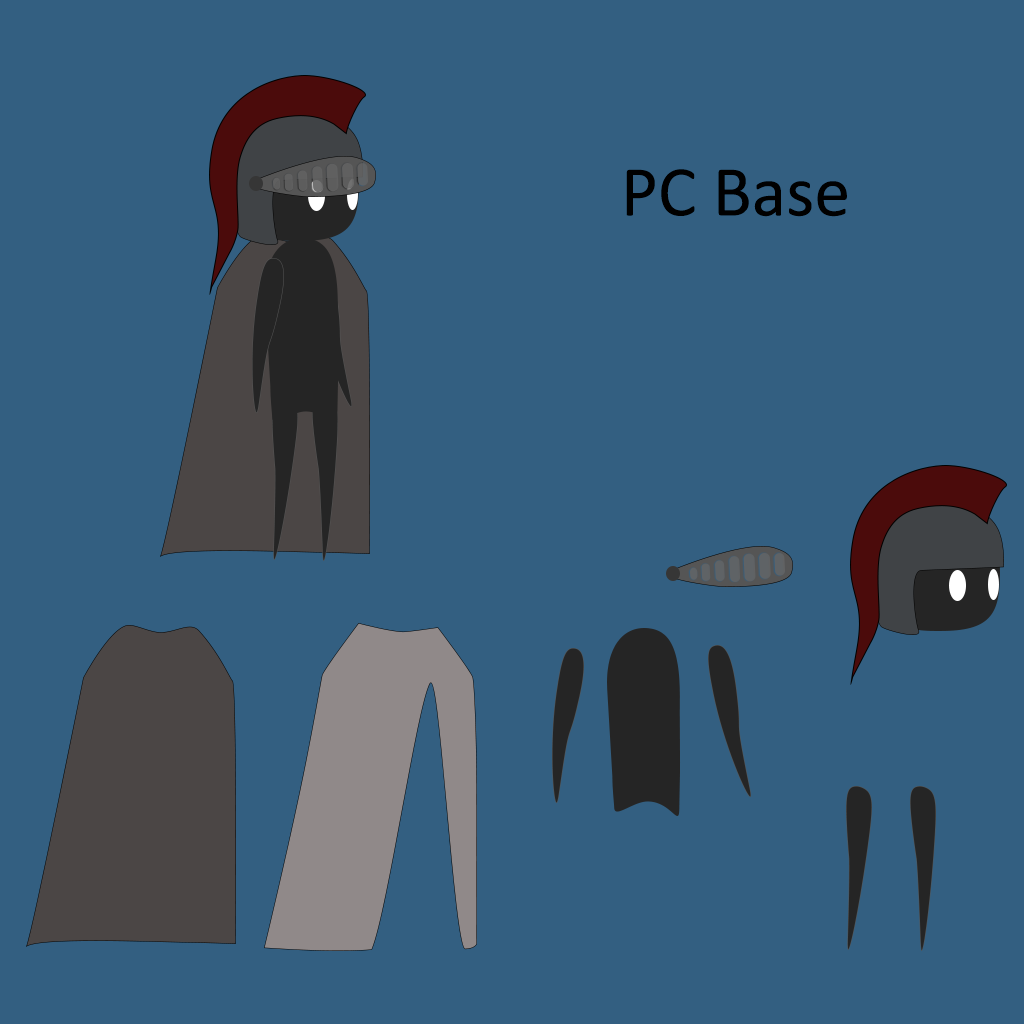
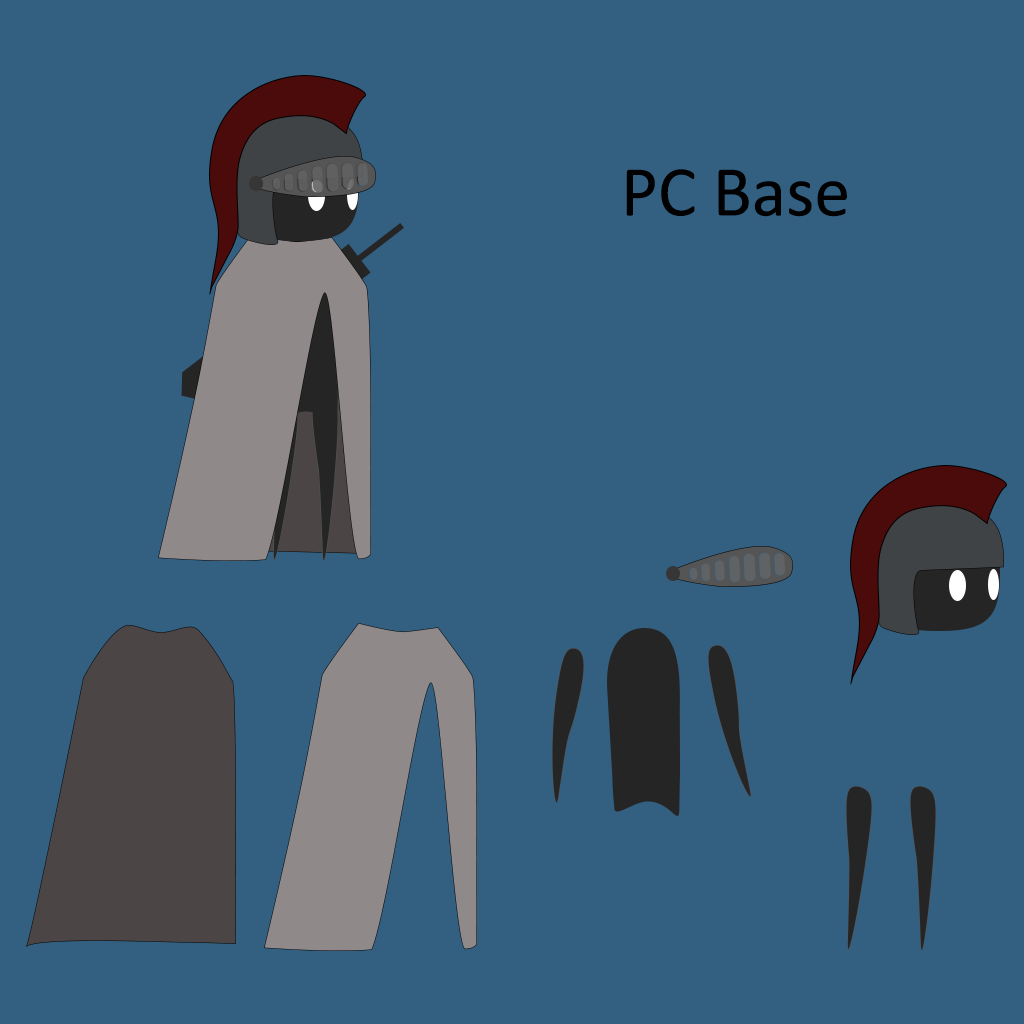
Revision of a layered 1024px x 1024px image; what changed, layer by layer:
painted on "plume" (1st of 2, in "head elements" › "helmet") over [850, 513, 906, 628]
painted on "plume" (2nd of 2, in "base" › "head") over [215, 237, 357, 286]
showed "capeFront" (2nd of 2, in "base" › "body"), painted on it over [158, 237, 371, 561]
painted on "armLeft" (2nd of 2, in "base" › "body") over [252, 333, 255, 406]
painted on "armRight" (2nd of 2, in "base" › "body") over [329, 265, 349, 404]
painted on "legLeft" (2nd of 2, in "base" › "body") over [273, 463, 275, 536]
painted on "capeBottom" (2nd of 2, in "base" › "body") over [328, 237, 355, 271]
added layer "Rectangle 4 copy" in group "body" over [181, 223, 404, 401]
